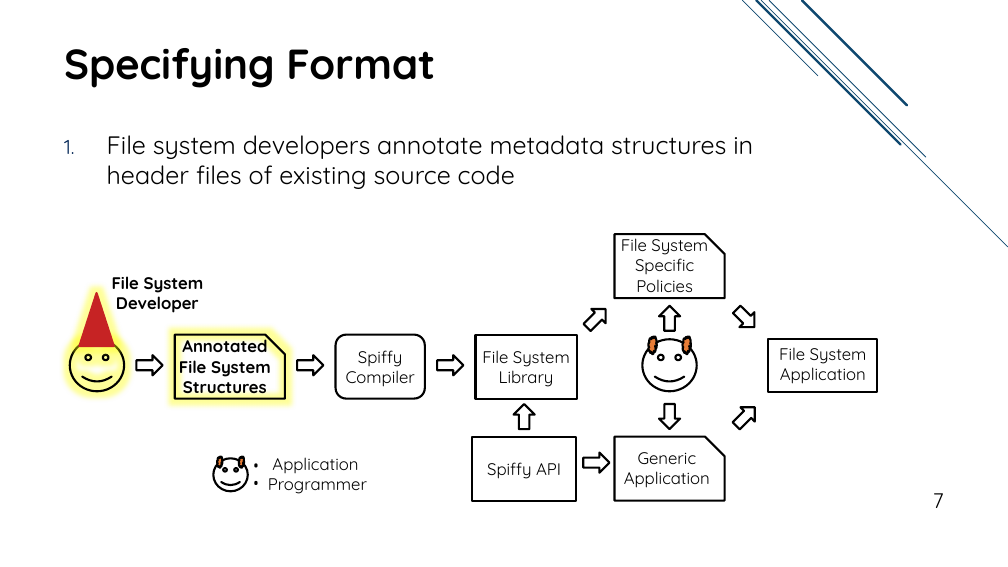
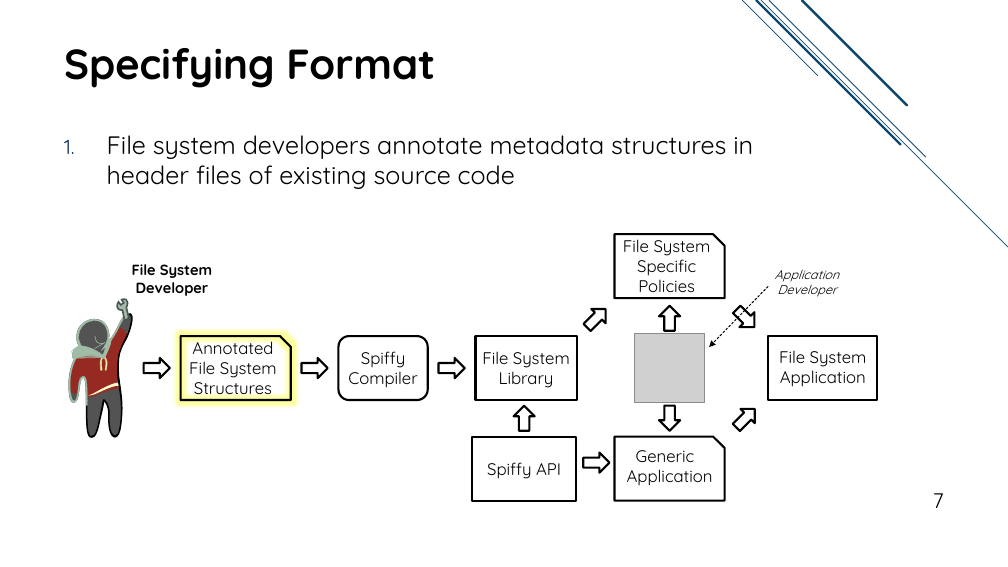
Before and after one commit to jacksun007/spiffy-paper, a slide deck: slide 7 of talk/spiffy_talk.pptx. Drawn at 1008x567 pixels with LibreOffice and Linux fonts; fonts in the diff are those of the drawing; grey boxes stand for pictures. Boxes give left, top, right and bottom in pixels: in the first picture for what was removed or moved away, otherwise in the second. Text is boxed around its words. In the diff, an @@ line names an element or a change of style, - is before the commit and + after.

```diff
--- a/talk/spiffy_talk.pptx
+++ b/talk/spiffy_talk.pptx
@@ snip rect "File System Specific Policies" at [615, 234, 725, 299]: proportions changed @@
@@ text "File System": place and size @@
-text "File System" at [112, 276, 204, 313]
+text "File System" at [132, 264, 212, 296]
@@ text "File System" at [132, 264, 212, 296]: size 16 to 14 pt @@
@@ group added at [68, 269, 840, 438]: 21 freeform shapes, 1 picture, 1 text, 1 arrow @@
+Application
+Developer
@@ right arrow: place and size @@
-right arrow at [136, 355, 163, 376]
+right arrow at [144, 358, 170, 379]
@@ snip rect "Annotated File System Structures": place and size @@
-snip rect "Annotated File System Structures" at [175, 335, 285, 399]
+snip rect "Annotated File System Structures" at [181, 337, 291, 401]
@@ snip rect "Annotated File System Structures" at [181, 337, 291, 401]: bold off; proportions changed @@
@@ right arrow: place and size @@
-right arrow at [297, 355, 324, 376]
+right arrow at [302, 358, 328, 379]
@@ rectangle "File System Application": place and size @@
-rectangle "File System Application" at [768, 339, 877, 392]
+rectangle "File System Application" at [768, 337, 877, 401]
@@ group removed at [70, 293, 697, 498]: 4 clouds, 3 smiley faces, 2 texts, 1 triangle @@
-Application
-Programmer
-:
@@ snip rect "Generic Application" at [615, 437, 725, 501]: proportions changed @@
```
Also in this commit, not shown: 17 other slides changed, 1 slide added, 5 slides removed.
